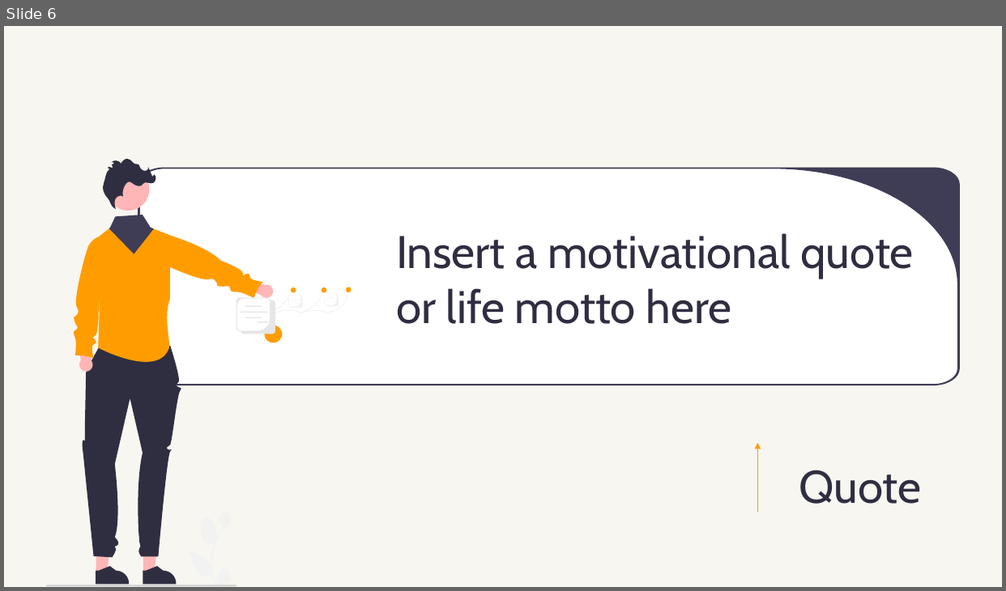
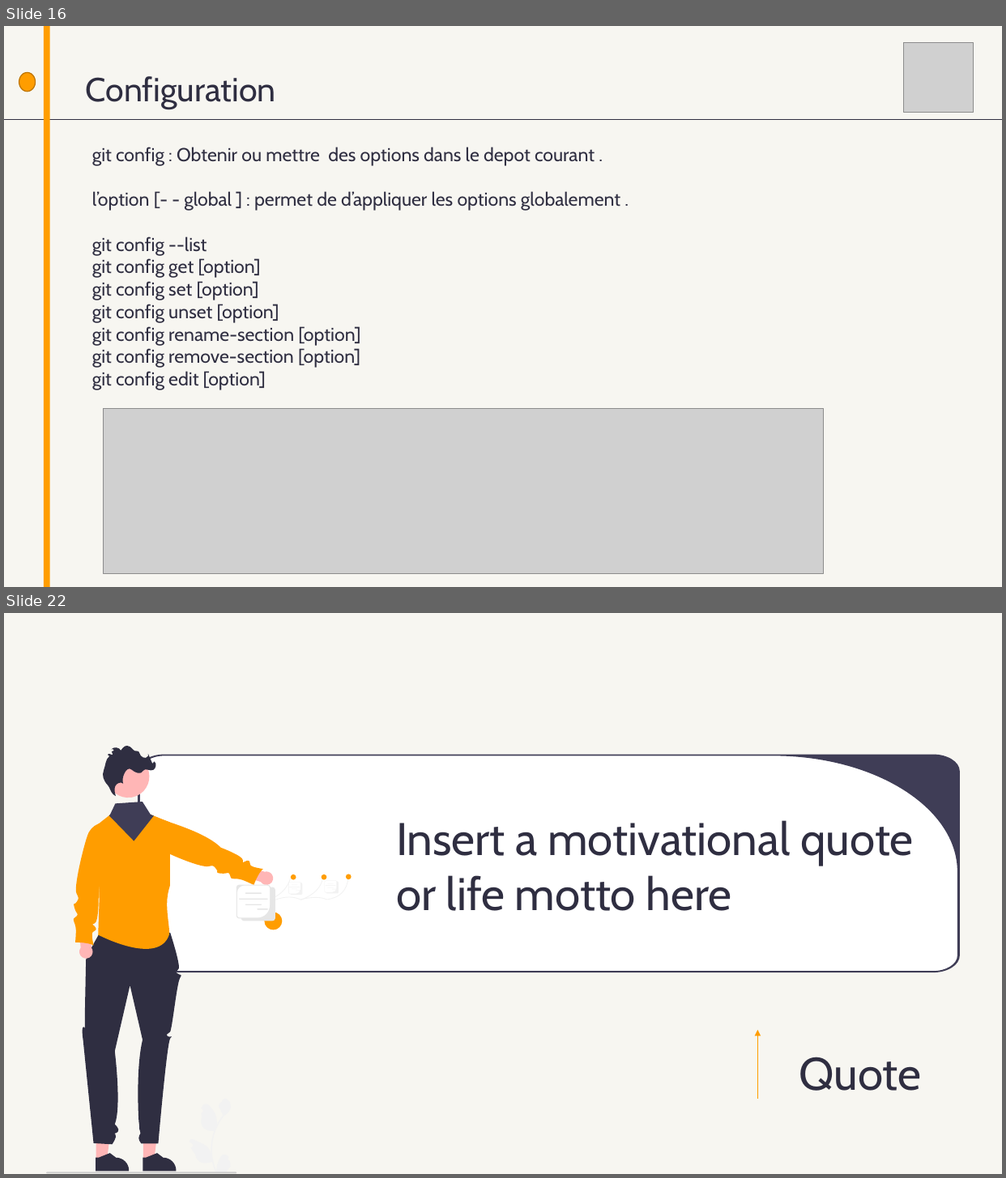
Before and after one commit to AbdessamadAbdaoui/Presentation_Git, a slide deck: presentation_Git.pptx. Shown one above the other, each under a label of ours: slide 6 before the commit, slides 16 and 22 after it; the slides between them are not shown. The pictures are 1006x591 and 1006x1178 pixels, drawn with LibreOffice and Linux fonts; fonts in the diff are those of the drawing; grey boxes stand for pictures. Boxes give left, top, right and bottom in pixels: in the first picture for what was removed or moved away, otherwise in the second. Text is boxed around its words. In the diff, an @@ line names an element or a change of style, - is before the commit and + after.

```diff
--- a/presentation_Git.pptx
+++ b/presentation_Git.pptx
@@ slide 16 added at (x1=4, y1=26, x2=1002, y2=587), background #F7F6F1 @@
@@ rectangle added at (x1=44, y1=26, x2=49, y2=587), fill #FF9D00 @@
@@ picture added at (x1=903, y1=42, x2=973, y2=112) @@
@@ ellipse added at (x1=19, y1=72, x2=36, y2=91), fill #FF9D00, outline #BF7600 1 pt @@
@@ text added at (x1=86, y1=76, x2=276, y2=109), 32 pt, text #2F2E41 @@
+Configuration
@@ rectangle added at (x1=903, y1=97, x2=918, y2=100), fill #FF9D00 @@
@@ line added from (4, 120) to (1002, 120), #2F2E41 1 pt @@
@@ text added at (x1=92, y1=147, x2=620, y2=390), 18 pt, text #2F2E41 @@
+git config : Obtenir ou mettre des options dans le depot courant .
+l’option [- - global ] : permet de d’appliquer les options globalement .
+git config --list
+git config get [option]
+git config set [option]
+git config unset [option]
+git config rename-section [option]
+git config remove-section [option]
+git config edit [option]
@@ picture added at (x1=103, y1=409, x2=824, y2=574) @@
@@ what was slide 6 is now slide 22 @@
```
Also in this commit, not shown: 2 slides changed, 27 other slides added, 2 slides removed.
